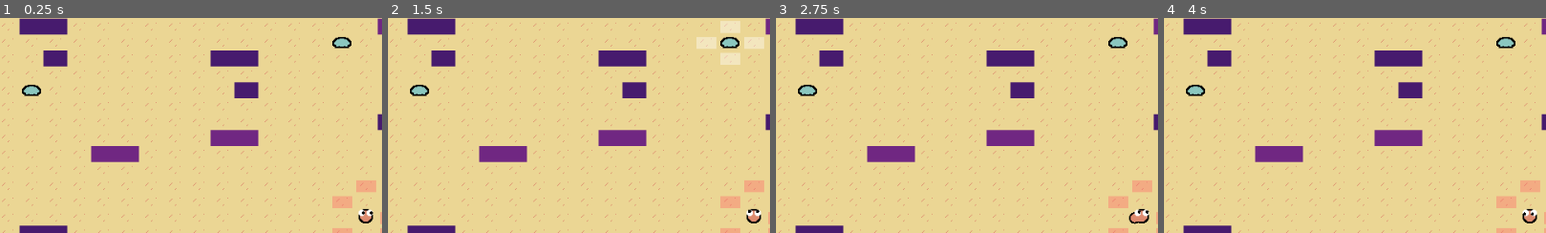
Above: before the commit, frames 1-4 (left to right).
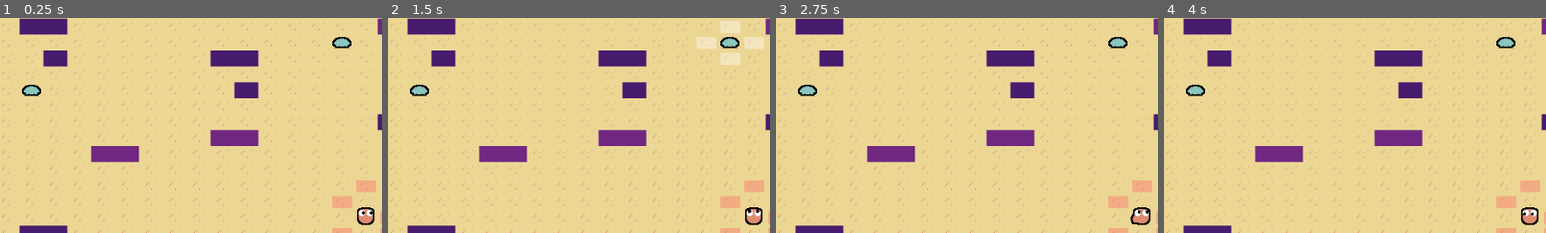
Above: after the commit, the same moments.

Repository: razcore-rad/godot-munchit
Game: Godot game, scene res://main.tscn
Same seed, same stepped clock (60 frames per second), same inputs: the game is played once before the commit and once after it.
Inputs (mouse positions are % of the whole screen's width and height, from its top left):
- Up to frame 1 (0.25 s): no input
- Up to frame 2 (1.5 s): move the mouse to (78, 91) at 0.52 s; press the mouse at (78, 91) at 0.53 s; hold Right (ui_right) 0.53-1.28 s; move the mouse to (47, 9) at 1.27 s; release the mouse at (47, 9) at 1.28 s; hold Left (ui_left) from 1.28 s (still down); click (47, 9) at 1.35 s
- Up to frame 3 (2.75 s): move the mouse to (62, 31) at 2.02 s; release Left (ui_left) at 2.03 s; press the mouse at (62, 31) at 2.03 s; hold Right (ui_right) from 2.03 s (still down)
- Up to frame 4 (4 s): move the mouse to (6, 20) at 2.77 s; release the mouse at (6, 20) at 2.78 s; click (6, 20) at 2.85 s; move the mouse to (22, 91) at 3.52 s; release Right (ui_right) at 3.53 s; press the mouse at (22, 91) at 3.53 s; hold Left (ui_left) from 3.53 s (still down)
The pictures show only the part of the screen within x 2-52%, y 4-54%; the shares and areas given below are measured in that part.

The runs differ from the first frame. In frame 1, 0.2% of the frame differs, in the area x 93-98%, y 88-97%; in frame 2, 0.2%; in frame 3, 0.2%, in the area x 92-98%, y 88-97%; in frame 4, 0.2%.

Commit message:
fix: player blobs & outline shader

Diff:
--- a/entities/enemies/enemy_2d_a.tscn
+++ b/entities/enemies/enemy_2d_a.tscn
@@ -4,7 +4,7 @@
 [ext_resource type="Script" path="res://entities/enemies/enemy_2d.gd" id="2_u2e1t"]
 [ext_resource type="PackedScene" uid="uid://jlhatc0x6ggi" path="res://entities/move_area_collision_shape_2d.tscn" id="3_sagqs"]
 [ext_resource type="Texture2D" uid="uid://dvrf4i7iugy1t" path="res://entities/enemies/assets/slime.png" id="4_325t7"]
-[ext_resource type="Shader" path="res://entities/enemies/assets/outline.gdshader" id="4_bds58"]
+[ext_resource type="Shader" path="res://entities/outline.gdshader" id="4_bds58"]
 
 [sub_resource type="ShaderMaterial" id="ShaderMaterial_41o1v"]
 shader = ExtResource("4_bds58")
--- a/entities/enemies/enemy_2d_b.tscn
+++ b/entities/enemies/enemy_2d_b.tscn
@@ -3,7 +3,7 @@
 [ext_resource type="PackedScene" uid="uid://b252do5nimfkg" path="res://entities/entity_2d.tscn" id="1_4025a"]
 [ext_resource type="Script" path="res://entities/enemies/enemy_2d.gd" id="2_4eds2"]
 [ext_resource type="PackedScene" uid="uid://jlhatc0x6ggi" path="res://entities/move_area_collision_shape_2d.tscn" id="3_7c7ox"]
-[ext_resource type="Shader" path="res://entities/enemies/assets/outline.gdshader" id="3_x7m1m"]
+[ext_resource type="Shader" path="res://entities/outline.gdshader" id="3_x7m1m"]
 [ext_resource type="Texture2D" uid="uid://bcnyk3csvrqyg" path="res://entities/enemies/assets/big_slime.png" id="4_whdkn"]
 
 [sub_resource type="ShaderMaterial" id="ShaderMaterial_74c5x"]
--- a/entities/player/assets/alphaballs_viewport.gdshader
+++ b/entities/player/assets/alphaballs_viewport.gdshader
@@ -1,12 +1,10 @@
 shader_type canvas_item;
 
 uniform float threshold: hint_range(0.0, 1.0, 0.01) = 0.1;
-uniform float ring: hint_range(0.0, 1.0, 0.01) = 0.0;
 uniform vec3 color: source_color = vec3(1.0);
-uniform vec3 outline: source_color = vec3(0.0);
 
 void fragment() {
 	float alpha = texture(TEXTURE, UV).a;
 	COLOR.a = step(threshold, alpha);
-	COLOR.rgb = mix(color, outline, COLOR.a - step(ring, alpha));
+	COLOR.rgb = color;
 }
--- a/entities/player/blob_pin_joint_2d.tscn
+++ b/entities/player/blob_pin_joint_2d.tscn
@@ -3,7 +3,7 @@
 [ext_resource type="Shader" path="res://entities/player/assets/fuzzyball.gdshader" id="1_0ti4d"]
 
 [sub_resource type="CircleShape2D" id="CircleShape2D_qkmuc"]
-radius = 5.0
+radius = 3.0
 
 [sub_resource type="ShaderMaterial" id="ShaderMaterial_8wdxy"]
 shader = ExtResource("1_0ti4d")
@@ -23,16 +23,17 @@
 
 [node name="ColorRect" type="ColorRect" parent="RigidBody2D"]
 material = SubResource("ShaderMaterial_8wdxy")
-custom_minimum_size = Vector2(15, 15)
+custom_minimum_size = Vector2(10, 10)
 anchors_preset = 8
 anchor_left = 0.5
 anchor_top = 0.5
 anchor_right = 0.5
 anchor_bottom = 0.5
-offset_left = -7.5
-offset_top = -7.5
-offset_right = 7.5
-offset_bottom = 7.5
+offset_left = -5.0
+offset_top = -5.0
+offset_right = 5.0
+offset_bottom = 5.0
 grow_horizontal = 2
 grow_vertical = 2
+pivot_offset = Vector2(5, 5)
 mouse_filter = 2
--- a/entities/player/player_2d.tscn
+++ b/entities/player/player_2d.tscn
@@ -1,20 +1,24 @@
-[gd_scene load_steps=10 format=3 uid="uid://c2mhgypppwjb3"]
+[gd_scene load_steps=12 format=3 uid="uid://c2mhgypppwjb3"]
 
 [ext_resource type="PackedScene" uid="uid://b252do5nimfkg" path="res://entities/entity_2d.tscn" id="1_e3jcg"]
 [ext_resource type="Script" path="res://entities/player/player_2d.gd" id="2_d65nd"]
 [ext_resource type="Shader" path="res://entities/player/assets/alphaballs_viewport.gdshader" id="3_aymf0"]
 [ext_resource type="PackedScene" uid="uid://jlhatc0x6ggi" path="res://entities/move_area_collision_shape_2d.tscn" id="3_d7pfd"]
 [ext_resource type="Shader" path="res://entities/player/assets/fuzzyball.gdshader" id="4_lnv7a"]
+[ext_resource type="Shader" path="res://entities/outline.gdshader" id="4_m6qov"]
 
 [sub_resource type="RectangleShape2D" id="RectangleShape2D_pvjqh"]
 size = Vector2(25, 15)
+
+[sub_resource type="ShaderMaterial" id="ShaderMaterial_f64dn"]
+shader = ExtResource("4_m6qov")
+shader_parameter/line_colour = Color(0, 0, 0, 1)
+shader_parameter/line_thickness = 2
 
 [sub_resource type="ShaderMaterial" id="ShaderMaterial_5pdhx"]
 shader = ExtResource("3_aymf0")
 shader_parameter/threshold = 0.05
-shader_parameter/ring = 0.3
 shader_parameter/color = Color(0.870588, 0.545098, 0.435294, 1)
-shader_parameter/outline = Color(0, 0, 0, 1)
 
 [sub_resource type="ShaderMaterial" id="ShaderMaterial_4co2k"]
 shader = ExtResource("4_lnv7a")
@@ -141,7 +145,10 @@
 mouse_filter = 2
 color = Color(1, 0.411765, 0.411765, 0.392157)
 
-[node name="SkinSubViewportContainer" type="SubViewportContainer" parent="." index="1"]
+[node name="CanvasGroup" type="CanvasGroup" parent="." index="1"]
+material = SubResource("ShaderMaterial_f64dn")
+
+[node name="SkinSubViewportContainer" type="SubViewportContainer" parent="CanvasGroup" index="0"]
 unique_name_in_owner = true
 material = SubResource("ShaderMaterial_5pdhx")
 custom_minimum_size = Vector2(200, 200)
@@ -159,11 +166,11 @@
 mouse_filter = 2
 stretch = true
 
-[node name="Eyes2D" type="Node2D" parent="." index="2"]
+[node name="Eyes2D" type="Node2D" parent="CanvasGroup" index="1"]
 unique_name_in_owner = true
 position = Vector2(0, -5)
 
-[node name="LeftEyeColorRect" type="ColorRect" parent="Eyes2D" index="0"]
+[node name="LeftEyeColorRect" type="ColorRect" parent="CanvasGroup/Eyes2D" index="0"]
 unique_name_in_owner = true
 material = SubResource("ShaderMaterial_4co2k")
 custom_minimum_size = Vector2(8, 8)
@@ -181,7 +188,7 @@
 pivot_offset = Vector2(4, 4)
 mouse_filter = 2
 
-[node name="InnerColorRect" type="ColorRect" parent="Eyes2D/LeftEyeColorRect" index="0"]
+[node name="InnerColorRect" type="ColorRect" parent="CanvasGroup/Eyes2D/LeftEyeColorRect" index="0"]
 material = SubResource("ShaderMaterial_7ixgf")
 custom_minimum_size = Vector2(4, 4)
 layout_mode = 1
@@ -198,7 +205,7 @@
 pivot_offset = Vector2(2, 2)
 mouse_filter = 2
 
-[node name="RightEyeColorRect" type="ColorRect" parent="Eyes2D" index="1"]
+[node name="RightEyeColorRect" type="ColorRect" parent="CanvasGroup/Eyes2D" index="1"]
 unique_name_in_owner = true
 material = SubResource("ShaderMaterial_4co2k")
 custom_minimum_size = Vector2(8, 8)
@@ -216,7 +223,7 @@
 pivot_offset = Vector2(4, 4)
 mouse_filter = 2
 
-[node name="InnerColorRect" type="ColorRect" parent="Eyes2D/RightEyeColorRect" index="0"]
+[node name="InnerColorRect" type="ColorRect" parent="CanvasGroup/Eyes2D/RightEyeColorRect" index="0"]
 material = SubResource("ShaderMaterial_7ixgf")
 custom_minimum_size = Vector2(4, 4)
 layout_mode = 1
Renamed: entities/enemies/assets/outline.gdshader -> entities/outline.gdshader
